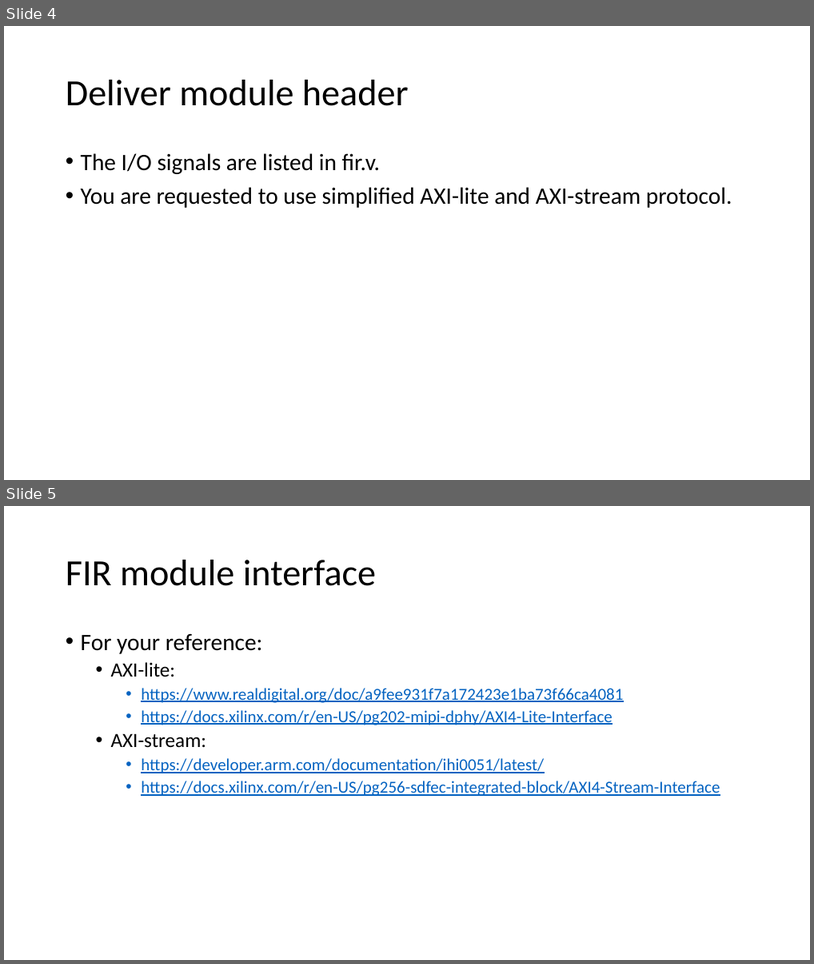
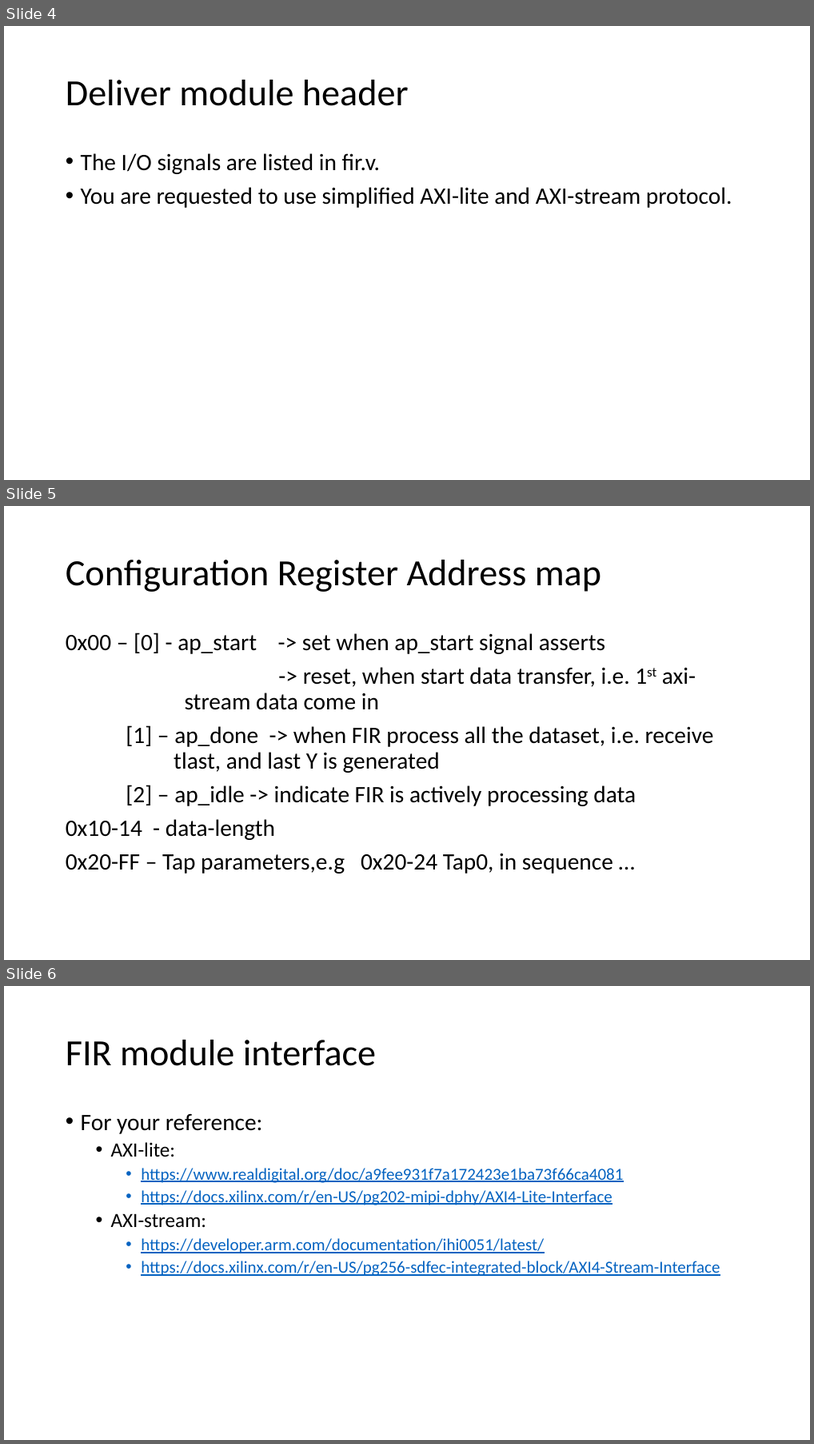
Before and after one commit to ZheChen-Bill/lab3_workbook, a slide deck: submission_Caravel SOC User Project (FIR).pptx. Shown one above the other, each under a label of ours: slides 4 and 5 before the commit, slides 4, 5 and 6 after it. The pictures are 814x964 and 814x1444 pixels, drawn with LibreOffice and Linux fonts; fonts in the diff are those of the drawing. Boxes give left, top, right and bottom in pixels: in the first picture for what was removed or moved away, otherwise in the second. Text is boxed around its words. In the diff, an @@ line names an element or a change of style, - is before the commit and + after.

```diff
--- a/submission_Caravel SOC User Project (FIR).pptx
+++ b/submission_Caravel SOC User Project (FIR).pptx
@@ slide 5 added at [4,506,810,960], background #FFFFFF @@
@@ title added at [66,560,602,592], 44 pt, text #000000 @@
+Configuration Register Address map
@@ text added at [66,632,714,873], 28 pt, text #000000 @@
+0x00 – [0] - ap_start -> set when ap_start signal asserts
+-> reset, when start data transfer, i.e. 1st axi- stream data come in
+[1] – ap_done -> when FIR process all the dataset, i.e. receive tlast, and last Y is generated
+[2] – ap_idle -> indicate FIR is actively processing data
+0x10-14 - data-length
+0x20-FF – Tap parameters,e.g 0x20-24 Tap0, in sequence …
@@ what was slide 5 is now slide 6 @@
```
Also in this commit, not shown: 3 slides changed, 1 other slide added.
